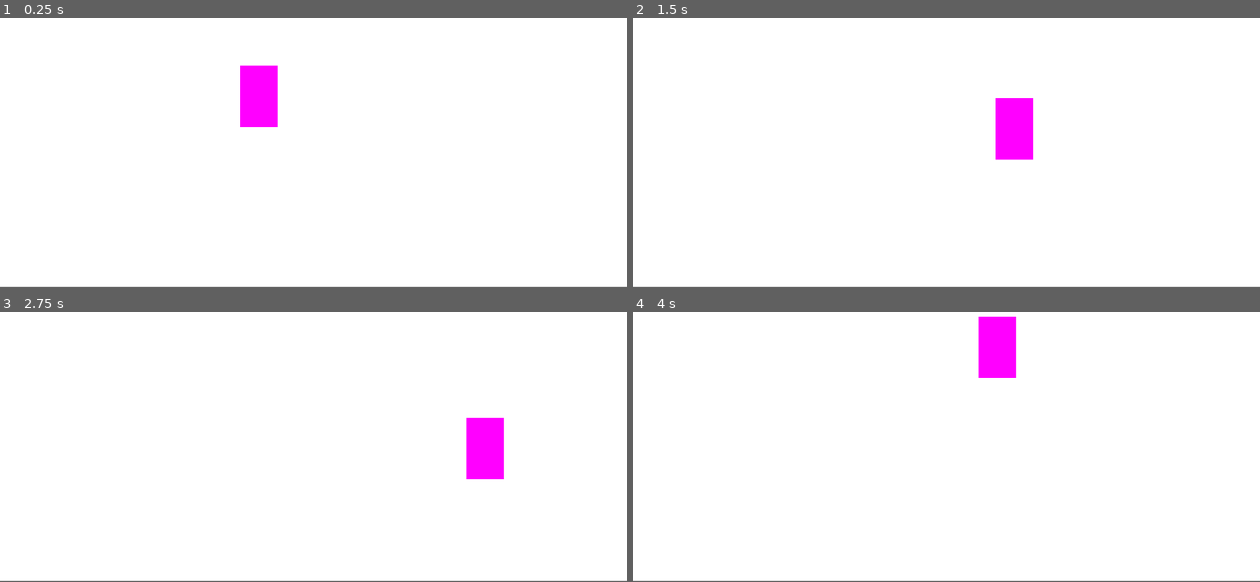
Above: before the commit, frames 1-4 (two rows, left to right).
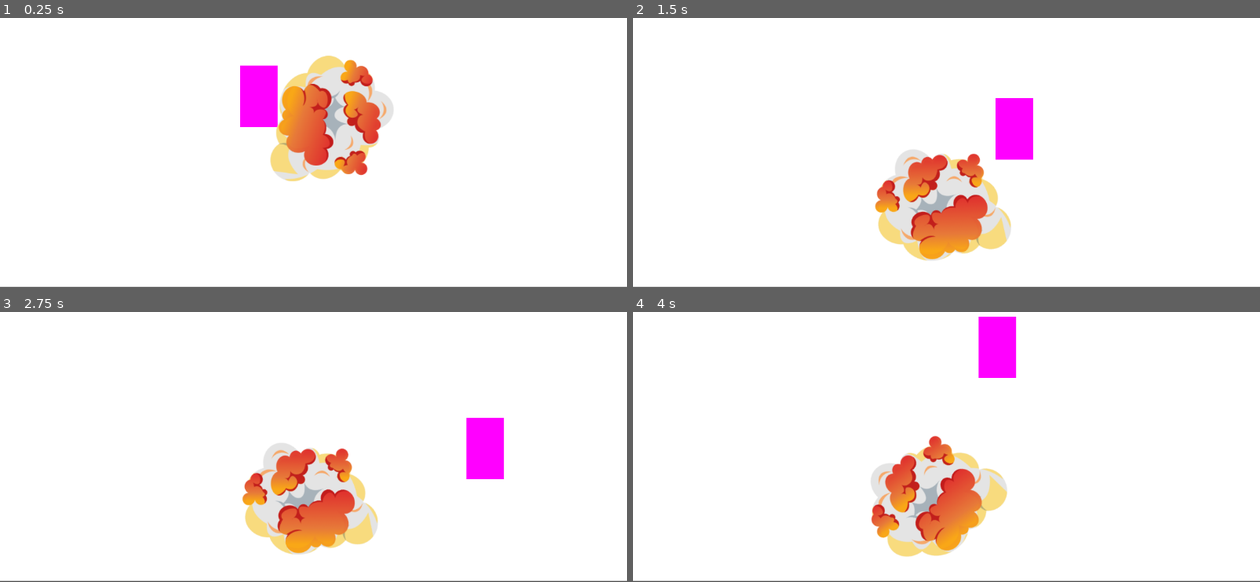
Above: after the commit, the same moments.

Repository: turkey-ball/turkey-ball
Game: Godot game, scene res://game.tscn
The game is run twice, just before and just after one commit, with the same random seed, the same clock (stepped at 60 frames per second) and the same inputs.
Inputs:
- Up to frame 1 (0.25 s): no input
- Up to frame 2 (1.5 s): hold Right (ui_right) 0.53-1.28 s; hold Down (ui_down) from 1.28 s (still down)
- Up to frame 3 (2.75 s): release Down (ui_down) at 2.03 s; hold Right (ui_right) from 2.03 s (still down)
- Up to frame 4 (4 s): release Right (ui_right) at 2.78 s; hold Up (ui_up) 2.78-3.53 s; hold Left (ui_left) from 3.53 s (still down)

The runs differ from the first frame. In frame 1, 6.5% of the frame differs, in the area x 43-63%, y 13-61%; in frame 2, 6.5%; in frame 3, 6.5%; in frame 4, 6.5%, in the area x 37-60%, y 45-91%.

Commit message:
merge-fehler behoben

Diff:
--- a/turkey.tscn
+++ b/turkey.tscn
@@ -1,211 +1,261 @@
-[gd_scene load_steps=29 format=3 uid="uid://x233w78trjqi"]
-
-[ext_resource type="Texture2D" uid="uid://cxardpckxwi2p" path="res://pics/idle.png" id="1_vb6q4"]
-[ext_resource type="Texture2D" uid="uid://p3mhn74sirp8" path="res://pics/walk.png" id="2_2lr2m"]
-[ext_resource type="Texture2D" uid="uid://b6cn5omd7e5tj" path="res://pics/roll.png" id="2_u7ta1"]
-[ext_resource type="Texture2D" uid="uid://cfdke5761gdm6" path="res://pics/wings.png" id="3_co2ll"]
-
-[sub_resource type="AtlasTexture" id="AtlasTexture_rtejp"]
+[gd_scene load_steps=41 format=3 uid="uid://x233w78trjqi"]
+
+[ext_resource type="Script" path="res://turkey.gd" id="1_ltaqm"]
+[ext_resource type="Texture2D" uid="uid://cl1upaovxvjpb" path="res://assets/pics/spritesheets/idle.png" id="1_vb6q4"]
+[ext_resource type="Texture2D" uid="uid://bnjaj7ohtjina" path="res://assets/pics/spritesheets/walk.png" id="2_2lr2m"]
+[ext_resource type="Texture2D" uid="uid://b4bg7c1crlg5p" path="res://assets/pics/spritesheets/explo.png" id="2_hyh7e"]
+[ext_resource type="Texture2D" uid="uid://ct3xvbbhajjt2" path="res://assets/pics/spritesheets/roll.png" id="2_u7ta1"]
+[ext_resource type="Texture2D" uid="uid://brjbymwbrm5fv" path="res://assets/pics/spritesheets/wings.png" id="3_co2ll"]
+
+[sub_resource type="CircleShape2D" id="CircleShape2D_3lpdk"]
+radius = 25.9422
+
+[sub_resource type="PlaceholderTexture2D" id="PlaceholderTexture2D_73ost"]
+
+[sub_resource type="AtlasTexture" id="AtlasTexture_ivoob"]
+atlas = ExtResource("2_hyh7e")
+region = Rect2(0, 0, 543, 547)
+
+[sub_resource type="AtlasTexture" id="AtlasTexture_unxif"]
+atlas = ExtResource("2_hyh7e")
+region = Rect2(543, 0, 543, 547)
+
+[sub_resource type="AtlasTexture" id="AtlasTexture_jbnm4"]
+atlas = ExtResource("2_hyh7e")
+region = Rect2(1086, 0, 543, 547)
+
+[sub_resource type="AtlasTexture" id="AtlasTexture_1ml4h"]
+atlas = ExtResource("2_hyh7e")
+region = Rect2(1629, 0, 543, 547)
+
+[sub_resource type="AtlasTexture" id="AtlasTexture_dhhr6"]
+atlas = ExtResource("2_hyh7e")
+region = Rect2(0, 547, 543, 547)
+
+[sub_resource type="AtlasTexture" id="AtlasTexture_lhkbs"]
+atlas = ExtResource("2_hyh7e")
+region = Rect2(543, 547, 543, 547)
+
+[sub_resource type="AtlasTexture" id="AtlasTexture_sseoq"]
+atlas = ExtResource("2_hyh7e")
+region = Rect2(1086, 547, 543, 547)
+
+[sub_resource type="AtlasTexture" id="AtlasTexture_nhwv6"]
+atlas = ExtResource("2_hyh7e")
+region = Rect2(1629, 547, 543, 547)
+
+[sub_resource type="AtlasTexture" id="AtlasTexture_61l70"]
 atlas = ExtResource("1_vb6q4")
 region = Rect2(0, 0, 248, 234)
 
-[sub_resource type="AtlasTexture" id="AtlasTexture_rv5ak"]
+[sub_resource type="AtlasTexture" id="AtlasTexture_ip11s"]
 atlas = ExtResource("1_vb6q4")
 region = Rect2(248, 0, 248, 234)
 
-[sub_resource type="AtlasTexture" id="AtlasTexture_to1qr"]
+[sub_resource type="AtlasTexture" id="AtlasTexture_j0vlx"]
 atlas = ExtResource("1_vb6q4")
 region = Rect2(496, 0, 248, 234)
 
-[sub_resource type="AtlasTexture" id="AtlasTexture_3af1d"]
+[sub_resource type="AtlasTexture" id="AtlasTexture_441g2"]
 atlas = ExtResource("1_vb6q4")
 region = Rect2(744, 0, 248, 234)
 
-[sub_resource type="AtlasTexture" id="AtlasTexture_vkvcu"]
+[sub_resource type="AtlasTexture" id="AtlasTexture_ghjsf"]
 atlas = ExtResource("2_u7ta1")
 region = Rect2(0, 0, 356, 313)
 
-[sub_resource type="AtlasTexture" id="AtlasTexture_2bh3h"]
+[sub_resource type="AtlasTexture" id="AtlasTexture_13ohm"]
 atlas = ExtResource("2_u7ta1")
 region = Rect2(356, 0, 356, 313)
 
-[sub_resource type="AtlasTexture" id="AtlasTexture_u7bc4"]
+[sub_resource type="AtlasTexture" id="AtlasTexture_olhde"]
 atlas = ExtResource("2_u7ta1")
 region = Rect2(712, 0, 356, 313)
 
-[sub_resource type="AtlasTexture" id="AtlasTexture_3nsmr"]
+[sub_resource type="AtlasTexture" id="AtlasTexture_mbd03"]
 atlas = ExtResource("2_u7ta1")
 region = Rect2(1068, 0, 356, 313)
 
-[sub_resource type="AtlasTexture" id="AtlasTexture_ir6b7"]
+[sub_resource type="AtlasTexture" id="AtlasTexture_twtg8"]
 atlas = ExtResource("2_u7ta1")
 region = Rect2(1424, 0, 356, 313)
 
-[sub_resource type="AtlasTexture" id="AtlasTexture_6c3j1"]
+[sub_resource type="AtlasTexture" id="AtlasTexture_5tvfi"]
 atlas = ExtResource("2_u7ta1")
 region = Rect2(1780, 0, 356, 313)
 
-[sub_resource type="AtlasTexture" id="AtlasTexture_f20wx"]
+[sub_resource type="AtlasTexture" id="AtlasTexture_dobs7"]
 atlas = ExtResource("2_u7ta1")
 region = Rect2(2136, 0, 356, 313)
 
-[sub_resource type="AtlasTexture" id="AtlasTexture_eepa0"]
+[sub_resource type="AtlasTexture" id="AtlasTexture_qnuqe"]
 atlas = ExtResource("2_2lr2m")
 region = Rect2(0, 0, 330, 260)
 
-[sub_resource type="AtlasTexture" id="AtlasTexture_yl5x6"]
+[sub_resource type="AtlasTexture" id="AtlasTexture_oaiyf"]
 atlas = ExtResource("2_2lr2m")
 region = Rect2(330, 0, 330, 260)
 
-[sub_resource type="AtlasTexture" id="AtlasTexture_f5hdu"]
+[sub_resource type="AtlasTexture" id="AtlasTexture_o44y5"]
 atlas = ExtResource("2_2lr2m")
 region = Rect2(660, 0, 330, 260)
 
-[sub_resource type="AtlasTexture" id="AtlasTexture_rx6bp"]
+[sub_resource type="AtlasTexture" id="AtlasTexture_jfc3c"]
 atlas = ExtResource("2_2lr2m")
 region = Rect2(990, 0, 330, 260)
 
-[sub_resource type="AtlasTexture" id="AtlasTexture_k03hq"]
+[sub_resource type="AtlasTexture" id="AtlasTexture_e2gem"]
 atlas = ExtResource("2_2lr2m")
 region = Rect2(1320, 0, 330, 260)
 
-[sub_resource type="AtlasTexture" id="AtlasTexture_lbf16"]
+[sub_resource type="AtlasTexture" id="AtlasTexture_vsuy0"]
 atlas = ExtResource("2_2lr2m")
 region = Rect2(1650, 0, 330, 260)
 
-[sub_resource type="AtlasTexture" id="AtlasTexture_opovp"]
+[sub_resource type="AtlasTexture" id="AtlasTexture_actbo"]
 atlas = ExtResource("3_co2ll")
 region = Rect2(0, 0, 330, 240)
 
-[sub_resource type="AtlasTexture" id="AtlasTexture_bhe8h"]
+[sub_resource type="AtlasTexture" id="AtlasTexture_wwss3"]
 atlas = ExtResource("3_co2ll")
 region = Rect2(330, 0, 330, 240)
 
-[sub_resource type="AtlasTexture" id="AtlasTexture_rll7v"]
+[sub_resource type="AtlasTexture" id="AtlasTexture_o5vm7"]
 atlas = ExtResource("3_co2ll")
 region = Rect2(660, 0, 330, 240)
 
-[sub_resource type="AtlasTexture" id="AtlasTexture_51me5"]
+[sub_resource type="AtlasTexture" id="AtlasTexture_hndy7"]
 atlas = ExtResource("3_co2ll")
 region = Rect2(990, 0, 330, 240)
 
-[sub_resource type="AtlasTexture" id="AtlasTexture_bwjd5"]
+[sub_resource type="AtlasTexture" id="AtlasTexture_3jxbo"]
 atlas = ExtResource("3_co2ll")
 region = Rect2(1320, 0, 330, 240)
 
-[sub_resource type="AtlasTexture" id="AtlasTexture_fw5kq"]
+[sub_resource type="AtlasTexture" id="AtlasTexture_tl7m2"]
 atlas = ExtResource("3_co2ll")
 region = Rect2(1650, 0, 330, 240)
 
-[sub_resource type="SpriteFrames" id="SpriteFrames_ssb4j"]
+[sub_resource type="SpriteFrames" id="SpriteFrames_qr73g"]
 animations = [{
 "frames": [{
 "duration": 1.0,
-"texture": SubResource("AtlasTexture_rtejp")
-}, {
-"duration": 1.0,
-"texture": SubResource("AtlasTexture_rv5ak")
-}, {
-"duration": 1.0,
-"texture": SubResource("AtlasTexture_to1qr")
-}, {
-"duration": 1.0,
-"texture": SubResource("AtlasTexture_3af1d")
+"texture": SubResource("AtlasTexture_ivoob")
+}, {
+"duration": 1.0,
+"texture": SubResource("AtlasTexture_unxif")
+}, {
+"duration": 1.0,
+"texture": SubResource("AtlasTexture_jbnm4")
+}, {
+"duration": 1.0,
+"texture": SubResource("AtlasTexture_1ml4h")
+}, {
+"duration": 1.0,
+"texture": SubResource("AtlasTexture_dhhr6")
+}, {
+"duration": 1.0,
+"texture": SubResource("AtlasTexture_lhkbs")
+}, {
+"duration": 1.0,
+"texture": SubResource("AtlasTexture_sseoq")
+}, {
+"duration": 1.0,
+"texture": SubResource("AtlasTexture_nhwv6")
+}],
+"loop": true,
+"name": &"explosion",
+"speed": 10.0
+}, {
+"frames": [{
+"duration": 1.0,
+"texture": SubResource("AtlasTexture_61l70")
+}, {
+"duration": 1.0,
+"texture": SubResource("AtlasTexture_ip11s")
+}, {
+"duration": 1.0,
+"texture": SubResource("AtlasTexture_j0vlx")
+}, {
+"duration": 1.0,
+"texture": SubResource("AtlasTexture_441g2")
 }],
 "loop": true,
 "name": &"idle",
-"speed": 5.0
-}, {
-"frames": [{
-"duration": 1.0,
-"texture": SubResource("AtlasTexture_vkvcu")
-}, {
-"duration": 1.0,
-"texture": SubResource("AtlasTexture_2bh3h")
-}, {
-"duration": 1.0,
-"texture": SubResource("AtlasTexture_u7bc4")
-}, {
-"duration": 1.0,
-"texture": SubResource("AtlasTexture_3nsmr")
-}, {
-"duration": 1.0,
-"texture": SubResource("AtlasTexture_ir6b7")
-}, {
-"duration": 1.0,
-"texture": SubResource("AtlasTexture_6c3j1")
-}, {
-"duration": 1.0,
-"texture": SubResource("AtlasTexture_f20wx")
+"speed": 4.0
+}, {
+"frames": [{
+"duration": 1.0,
+"texture": SubResource("AtlasTexture_ghjsf")
+}, {
+"duration": 1.0,
+"texture": SubResource("AtlasTexture_13ohm")
+}, {
+"duration": 1.0,
+"texture": SubResource("AtlasTexture_olhde")
+}, {
+"duration": 1.0,
+"texture": SubResource("AtlasTexture_mbd03")
+}, {
+"duration": 1.0,
+"texture": SubResource("AtlasTexture_twtg8")
+}, {
+"duration": 1.0,
+"texture": SubResource("AtlasTexture_5tvfi")
+}, {
+"duration": 1.0,
+"texture": SubResource("AtlasTexture_dobs7")
 }],
 "loop": true,
 "name": &"roll",
-"speed": 11.0
-}, {
-"frames": [{
-"duration": 1.0,
-"texture": SubResource("AtlasTexture_eepa0")
-}, {
-"duration": 1.0,
-"texture": SubResource("AtlasTexture_yl5x6")
-}, {
-"duration": 1.0,
-"texture": SubResource("AtlasTexture_f5hdu")
-}, {
-"duration": 1.0,
-"texture": SubResource("AtlasTexture_rx6bp")
-}, {
-"duration": 1.0,
-"texture": SubResource("AtlasTexture_k03hq")
-}, {
-"duration": 1.0,
-"texture": SubResource("AtlasTexture_lbf16")
+"speed": 9.0
+}, {
+"frames": [{
+"duration": 1.0,
+"texture": SubResource("AtlasTexture_qnuqe")
+}, {
+"duration": 1.0,
+"texture": SubResource("AtlasTexture_oaiyf")
+}, {
+"duration": 1.0,
+"texture": SubResource("AtlasTexture_o44y5")
+}, {
+"duration": 1.0,
+"texture": SubResource("AtlasTexture_jfc3c")
+}, {
+"duration": 1.0,
+"texture": SubResource("AtlasTexture_e2gem")
+}, {
+"duration": 1.0,
+"texture": SubResource("AtlasTexture_vsuy0")
 }],
 "loop": true,
 "name": &"walk",
-"speed": 12.0
-}, {
-"frames": [{
-"duration": 1.0,
-"texture": SubResource("AtlasTexture_opovp")
-}, {
-"duration": 1.0,
-"texture": SubResource("AtlasTexture_bhe8h")
-}, {
-"duration": 1.0,
-"texture": SubResource("AtlasTexture_rll7v")
-}, {
-"duration": 1.0,
-"texture": SubResource("AtlasTexture_51me5")
-}, {
-"duration": 1.0,
-"texture": SubResource("AtlasTexture_bwjd5")
-}, {
-"duration": 1.0,
-"texture": SubResource("AtlasTexture_fw5kq")
+"speed": 13.0
+}, {
+"frames": [{
+"duration": 1.0,
+"texture": SubResource("AtlasTexture_actbo")
+}, {
+"duration": 1.0,
+"texture": SubResource("AtlasTexture_wwss3")
+}, {
+"duration": 1.0,
+"texture": SubResource("AtlasTexture_o5vm7")
+}, {
+"duration": 1.0,
+"texture": SubResource("AtlasTexture_hndy7")
+}, {
+"duration": 1.0,
+"texture": SubResource("AtlasTexture_3jxbo")
+}, {
+"duration": 1.0,
+"texture": SubResource("AtlasTexture_tl7m2")
 }],
 "loop": true,
 "name": &"wingflap",
 "speed": 10.0
 }]
-
-[node name="turkey" type="Node2D"]
-
-[node name="turkey_animation" type="AnimatedSprite2D" parent="."]
-position = Vector2(629, 234)
-sprite_frames = SubResource("SpriteFrames_ssb4j")
-animation = &"roll"
-frame = 2
-frame_progress = 0.500002
-
-[gd_scene load_steps=4 format=3 uid="uid://x233w78trjqi"]
-
-[ext_resource type="Script" path="res://turkey.gd" id="1_ltaqm"]
-
-[sub_resource type="CircleShape2D" id="CircleShape2D_3lpdk"]
-radius = 25.9422
-
-[sub_resource type="PlaceholderTexture2D" id="PlaceholderTexture2D_73ost"]
 
 [node name="Turkey" type="RigidBody2D"]
 script = ExtResource("1_ltaqm")
@@ -217,3 +267,10 @@
 position = Vector2(1.5, 0.499999)
 scale = Vector2(39, 39)
 texture = SubResource("PlaceholderTexture2D_73ost")
+
+[node name="animation" type="AnimatedSprite2D" parent="."]
+position = Vector2(-1, -1)
+sprite_frames = SubResource("SpriteFrames_qr73g")
+animation = &"explosion"
+frame = 5
+frame_progress = 0.237216
Not shown, added: assets/pics/spritesheets/explo.png.import
Not shown, added: assets/pics/spritesheets/idle.png.import
Not shown, added: assets/pics/spritesheets/roll.png.import
Not shown, added: assets/pics/spritesheets/walk.png.import
Not shown, added: assets/pics/spritesheets/wings.png.import
